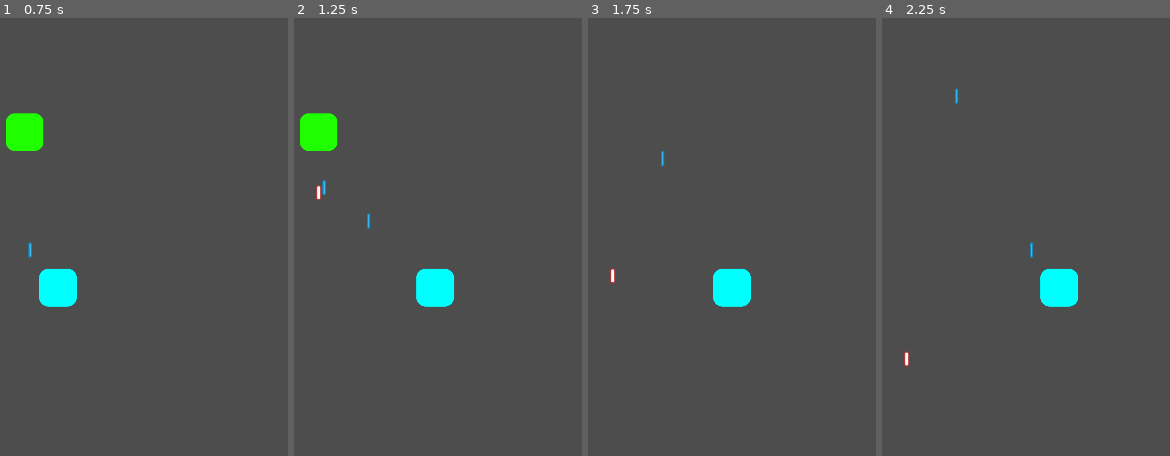
Above: before the commit, frames 1-4 (left to right).
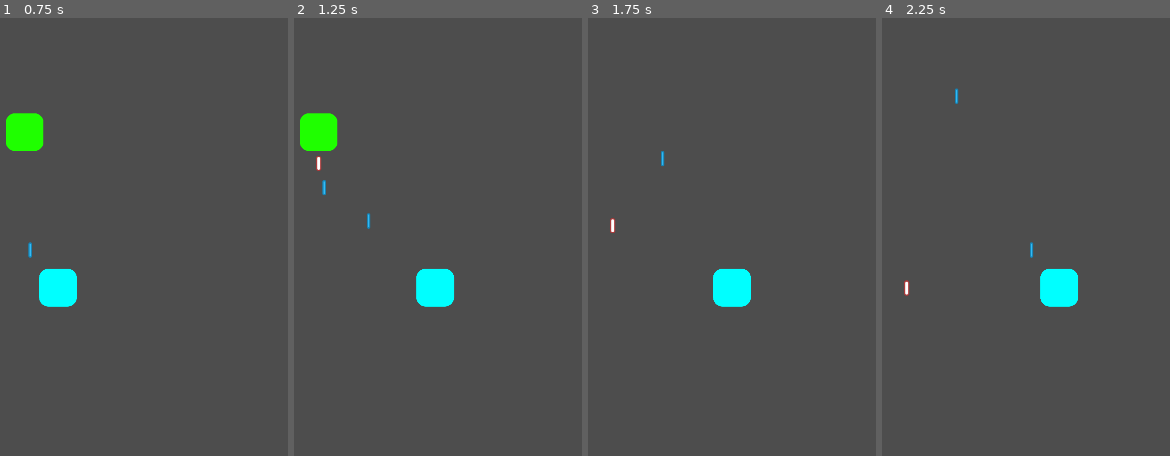
Above: after the commit, the same moments.

Repository: michael-j-coyne/space-defense
Game: Godot game, scene res://scenes/main.tscn
Two runs of this game, one before a commit and one after it. Both use one fixed random seed, a clock stepped at 60 frames per second and the inputs below.
Inputs (mouse positions are in pixels of both pictures, inside the frame that each line leads up to):
- Up to frame 1 (0.75 s): tap Enter (ui_accept) at 0.5 s; move the mouse to (outside the picture) at 0.52 s; hold Right (ui_right) from 0.53 s (still down); hold Shift from 0.53 s (still down); click (outside the picture) at 0.67 s
- Up to frame 2 (1.25 s): keep holding Right (ui_right); keep holding Shift; tap Enter (ui_accept) at 0.77 s
- Up to frame 3 (1.75 s): release Right (ui_right) at 1.25 s; release Shift at 1.25 s; drag from (654, 263) to (613, 131) at 1.27 s
- Up to frame 4 (2.25 s): tap Enter (ui_accept) at 2 s; move the mouse to (outside the picture) at 2.02 s; hold Right (ui_right) from 2.03 s (still down); tap Ctrl at 2.1 s

Frame 1 is identical in both runs. In frame 2, 0.1% of the frame differs, in the area x 7-10%, y 31-42%; in frame 3, 0.1%; in frame 4, 0.1%, in the area x 7-10%, y 59-80%.

Commit message:
Use scenes as componenents in Enemy
Components are now instantiated as scenes rather than added as nodes

Diff:
--- a/scenes/enemies/grunt.tscn
+++ b/scenes/enemies/grunt.tscn
@@ -1,11 +1,11 @@
 [gd_scene load_steps=7 format=3 uid="uid://sp4n6hlsqgso"]
 
 [ext_resource type="Script" path="res://scenes/enemies/grunt.gd" id="1_v5n1i"]
-[ext_resource type="Script" path="res://components/hitbox_component.gd" id="1_yiqj6"]
-[ext_resource type="Script" path="res://components/health_component.gd" id="2_vn18k"]
+[ext_resource type="PackedScene" uid="uid://ccns2m0ppd7u1" path="res://components/gun_component.tscn" id="3_bxl82"]
 [ext_resource type="Texture2D" uid="uid://be8oigselkvjl" path="res://assets/enemy.png" id="3_l53fu"]
-[ext_resource type="Script" path="res://components/gun_component.gd" id="4_c20gs"]
+[ext_resource type="PackedScene" uid="uid://ddvxmqonaaa7d" path="res://components/health_component.tscn" id="5_3m56x"]
 [ext_resource type="PackedScene" uid="uid://dsoudow2i0i6r" path="res://scenes/projectiles/enemy_projectiles/basic_red_laser.tscn" id="5_4fkuy"]
+[ext_resource type="PackedScene" uid="uid://r7ndw7tqx7xk" path="res://components/hitbox_component.tscn" id="6_p83i0"]
 
 [node name="Grunt" type="Node2D"]
 scale = Vector2(0.35, 0.35)
@@ -13,24 +13,20 @@
 shot_chance_percentage = 0.5
 shot_interval_seconds = 1.0
 
-[node name="HitboxComponent" type="Area2D" parent="." node_paths=PackedStringArray("health_component")]
+[node name="Sprite2D" type="Sprite2D" parent="."]
+texture = ExtResource("3_l53fu")
+
+[node name="GunComponent" parent="." instance=ExtResource("3_bxl82")]
+ammo = ExtResource("5_4fkuy")
+projectile_speed = 300.0
+damage = 0.5
+
+[node name="HealthComponent" parent="." instance=ExtResource("5_3m56x")]
+
+[node name="HitboxComponent" parent="." node_paths=PackedStringArray("health_component") instance=ExtResource("6_p83i0")]
 collision_layer = 2
-script = ExtResource("1_yiqj6")
 health_component = NodePath("../HealthComponent")
 
 [node name="CollisionPolygon2D" type="CollisionPolygon2D" parent="HitboxComponent"]
+scale = Vector2(1, 1)
 polygon = PackedVector2Array(102, -124.4, 102, -122.9, 120, -107.9, 120, -105.5, 130, -88, 130, 86.6, 119.3, 109, 117.8 …(236 unchanged characters)…
-
-[node name="HealthComponent" type="Node" parent="."]
-script = ExtResource("2_vn18k")
-MAX_HEALTH = 0.01
-
-[node name="Sprite2D" type="Sprite2D" parent="."]
-texture = ExtResource("3_l53fu")
-
-[node name="GunComponent" type="Node2D" parent="."]
-position = Vector2(2.08165e-12, 130)
-script = ExtResource("4_c20gs")
-ammo = ExtResource("5_4fkuy")
-projectile_speed = 400.0
-damage = 0.1
